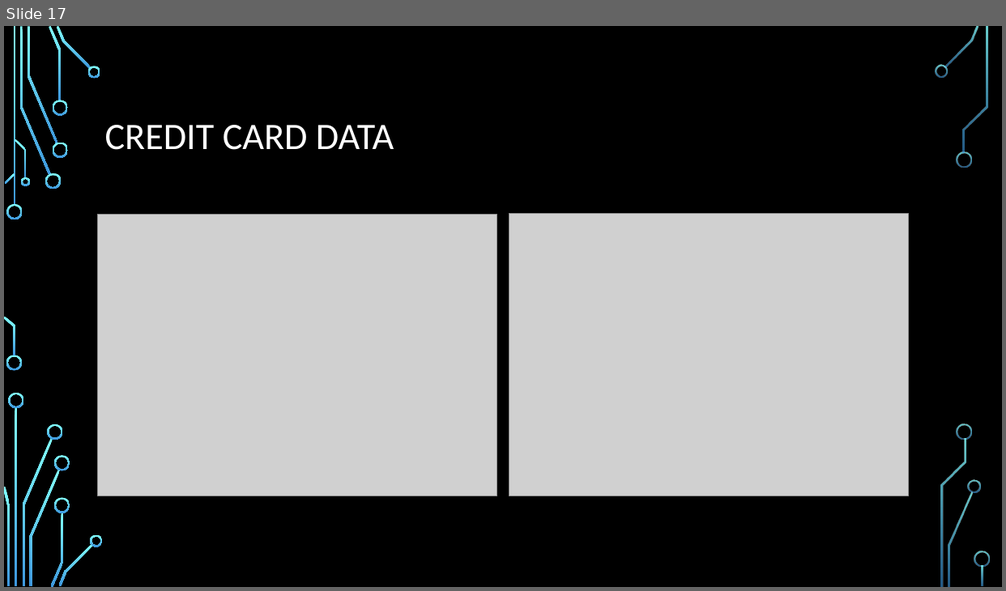
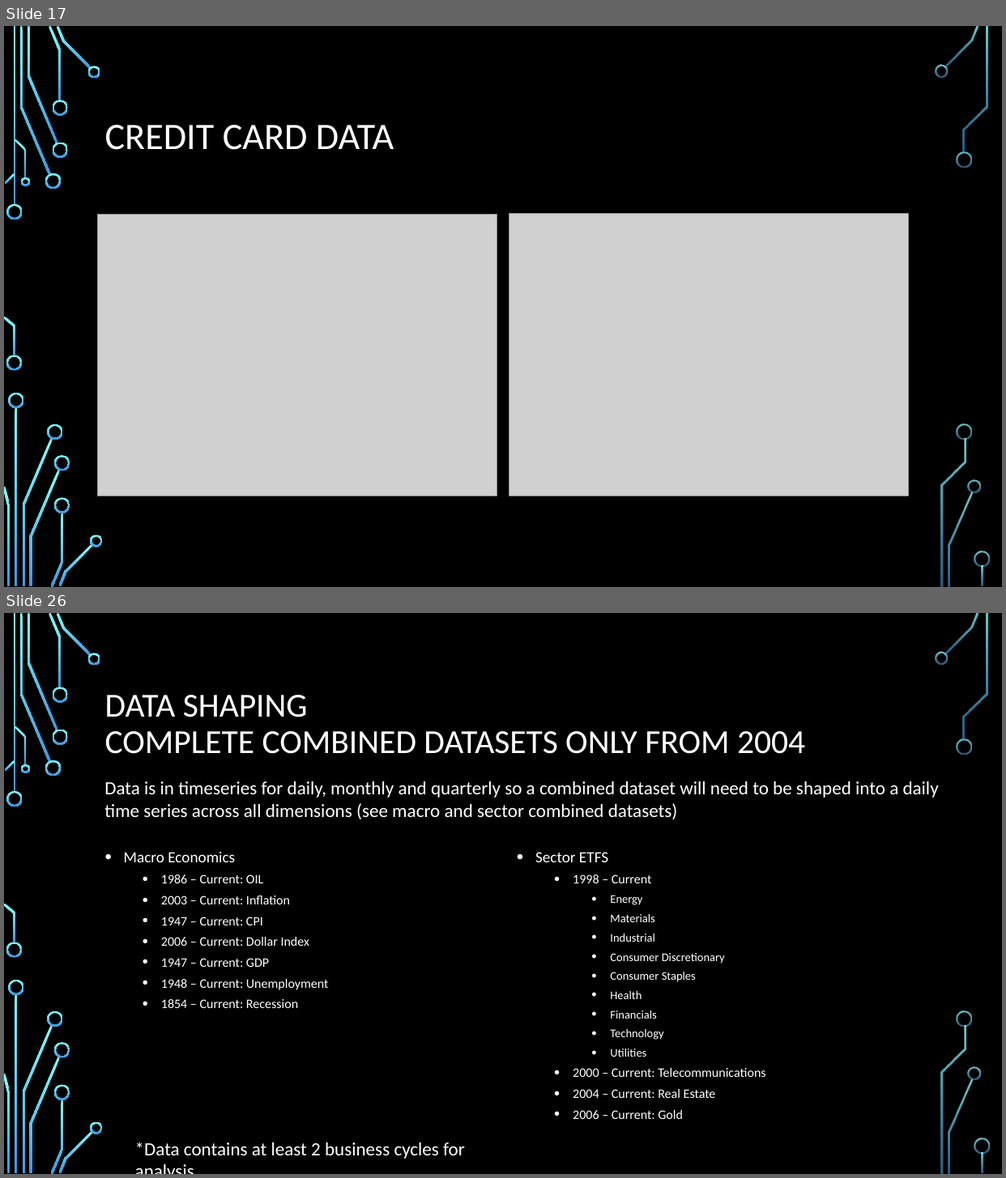
Before and after one commit to shawnmccarthy/anomalydetection, a slide deck: mccarthy-shawn_slides.pptx. Shown one above the other, each under a label of ours: slide 17 before the commit, slides 17 and 26 after it; the slides between them are not shown. The pictures are 1006x591 and 1006x1178 pixels, drawn with LibreOffice and Linux fonts; fonts in the diff are those of the drawing; grey boxes stand for pictures; background and template pictures are left out. Boxes give left, top, right and bottom in pixels: in the first picture for what was removed or moved away, otherwise in the second. Text is boxed around its words. In the diff, an @@ line names an element or a change of style, - is before the commit and + after.

```diff
--- a/mccarthy-shawn_slides.pptx
+++ b/mccarthy-shawn_slides.pptx
@@ slide 26 added at box(4, 613, 1002, 1174), background picture (left out); not listed: 36 template elements that a slide beside it also shows @@
@@ title added at box(105, 695, 805, 754), 32.4 pt, text #FFFFFF @@
+DATA SHAPING
+COMPLETE COMBINED DATASETS ONLY FROM 2004
@@ text added at box(104, 781, 939, 820), 18 pt, text #FFFFFF @@
+Data is in timeseries for daily, monthly and quarterly so a combined dataset will need to be shaped into a daily time series across all dimensions (see macro and sector combined datasets)
@@ text added at box(124, 852, 329, 1008), 12.5 pt, text #FFFFFF @@
+• Macro Economics
+  • 1986 – Current: OIL
+  • 2003 – Current: Inflation
+  • 1947 – Current: CPI
+  • 2006 – Current: Dollar Index
+  • 1947 – Current: GDP
+  • 1948 – Current: Unemployment
+  • 1854 – Current: Recession
@@ text added at box(535, 852, 765, 1119), 11.2 pt, text #FFFFFF @@
+• Sector ETFS
+  • 1998 – Current
+    • Energy
+    • Materials
+    • Industrial
+    • Consumer Discretionary
+    • Consumer Staples
+    • Health
+    • Financials
+    • Technology
+    • Utilities
+  • 2000 – Current: Telecommunications
+  • 2004 – Current: Real Estate
+  • 2006 – Current: Gold
@@ text added at box(135, 1142, 465, 1159), 18 pt, text #FFFFFF @@
+*Data contains at least 2 business cycles for analysis
```
Also in this commit, not shown: 1 slide changed, 10 other slides added, 1 other file.
